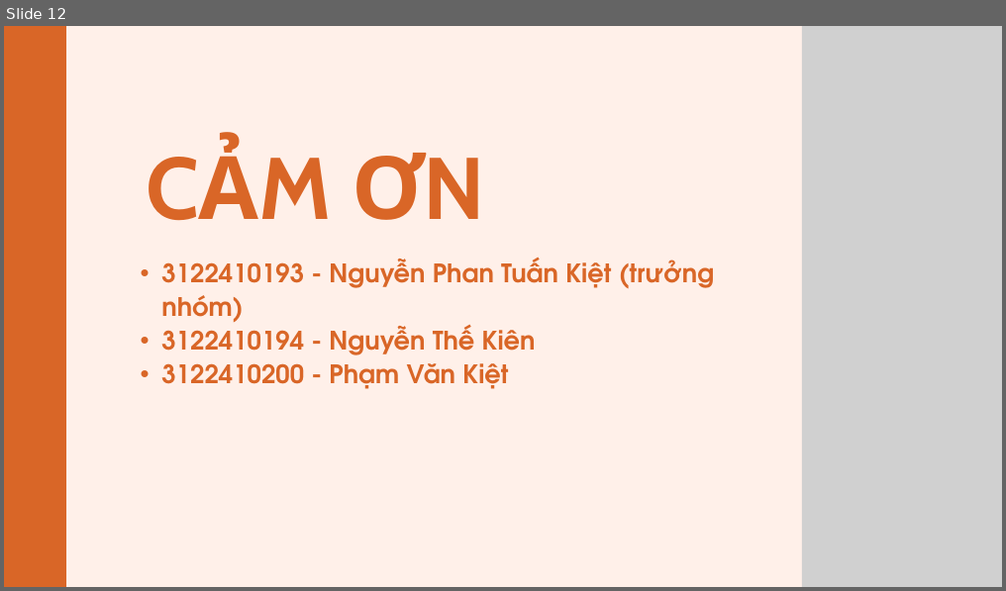
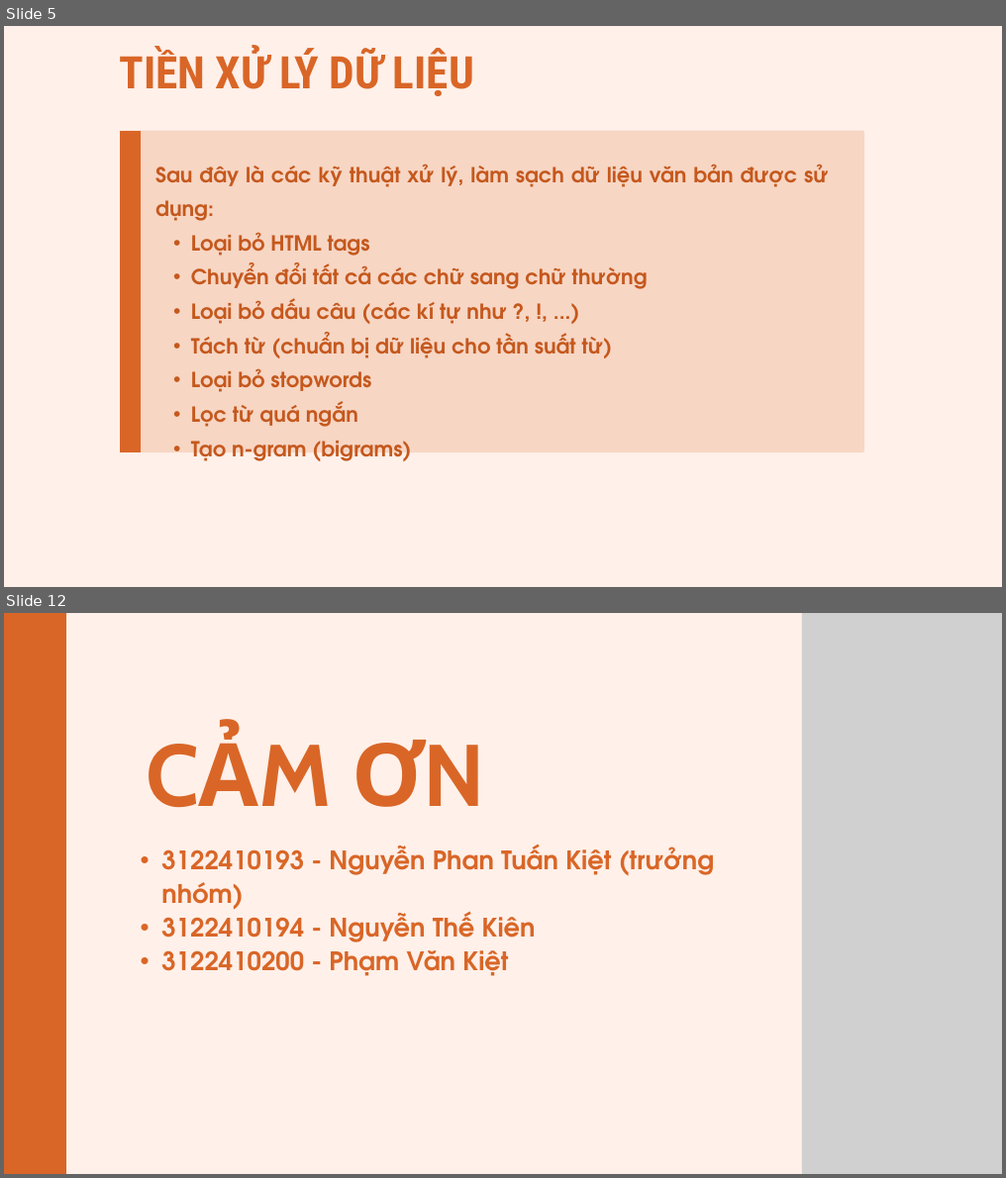
Before and after one commit to kietng04/NCKH, a slide deck: Bài 4 - Khảo sát đề tài/EDA Analyst.pptx. Shown one above the other, each under a label of ours: slide 12 before the commit, slides 5 and 12 after it; the slides between them are not shown. The pictures are 1006x591 and 1006x1178 pixels, drawn with LibreOffice and Linux fonts; fonts in the diff are those of the drawing; grey boxes stand for pictures. Boxes give left, top, right and bottom in pixels: in the first picture for what was removed or moved away, otherwise in the second. Text is boxed around its words. In the diff, an @@ line names an element or a change of style, - is before the commit and + after.

```diff
--- a/Bài 4 - Khảo sát đề tài/EDA Analyst.pptx
+++ b/Bài 4 - Khảo sát đề tài/EDA Analyst.pptx
@@ slide 5 added at <box>4,26,1002,587</box>, background #FFF0E9 @@
@@ text added at <box>120,48,474,96</box>, 64.8 pt, text #D96627, bold @@
+TIỀN XỬ LÝ DỮ LIỆU
@@ freeform shape added at <box>120,130,141,453</box>, fill #D96627 @@
@@ freeform shape added at <box>120,130,864,453</box>, fill #D96627 at 19% opacity @@
@@ text added at <box>155,164,829,427</box>, 30 pt, text #C5581D, bold @@
+Sau đây là các kỹ thuật xử lý, làm sạch dữ liệu văn bản được sử dụng:
+  • Loại bỏ HTML tags
+  • Chuyển đổi tất cả các chữ sang chữ thường
+  • Loại bỏ dấu câu (các kí tự như ?, !, ...)
+  • Tách từ (chuẩn bị dữ liệu cho tần suất từ)
+  • Loại bỏ stopwords
+  • Lọc từ quá ngắn
+  • Tạo n-gram (bigrams)
```
Also in this commit, not shown: 4 slides changed, 6 other slides added, 7 slides removed.
